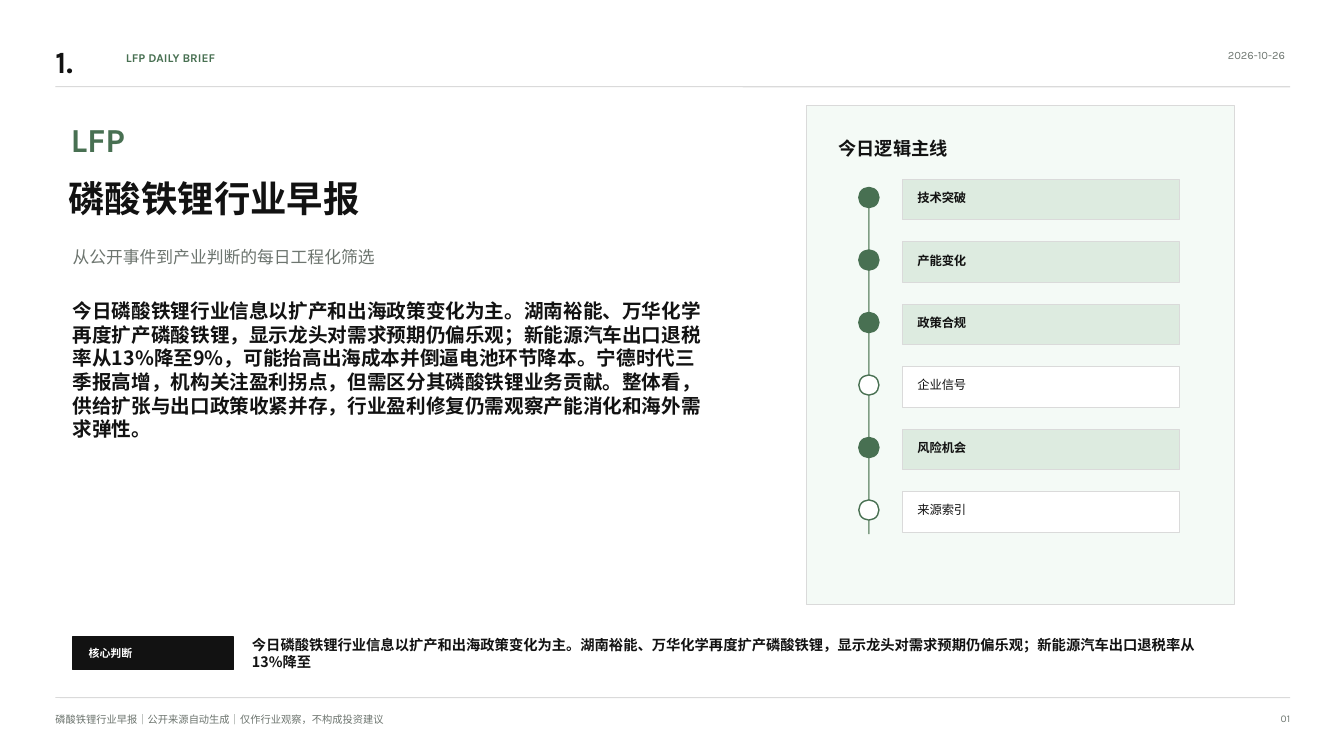
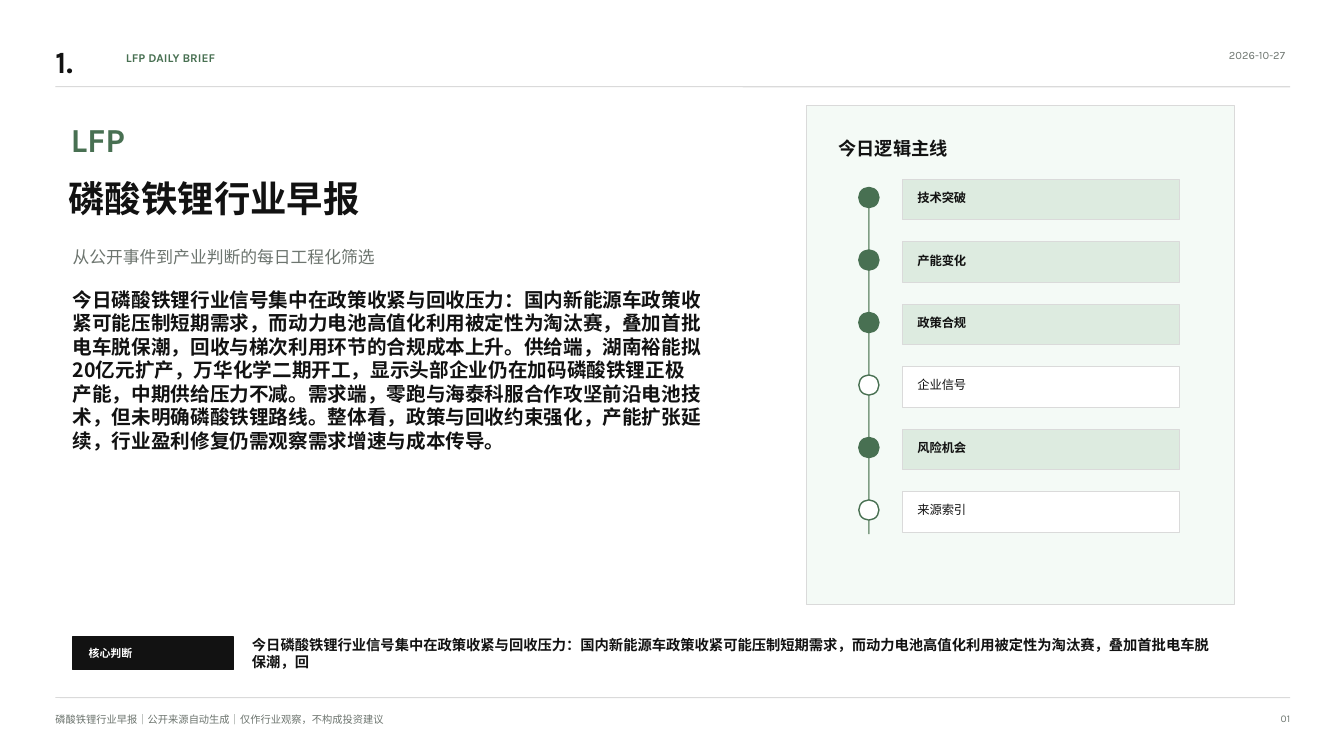
Before and after one commit to nicholsonbeckettr-glitch/spark-public, a slide deck: slide 1 of docs/reports/latest.pptx. Drawn at 1344x756 pixels with LibreOffice and Linux fonts; fonts in the diff are those of the drawing. Boxes give left, top, right and bottom in pixels: in the first picture for what was removed or moved away, otherwise in the second. Text is boxed around its words. In the diff, an @@ line names an element or a change of style, - is before the commit and + after.

```diff
--- a/docs/reports/latest.pptx
+++ b/docs/reports/latest.pptx
@@ text at [1229, 52, 1285, 59]: text changed @@
-2026-10-26
+2026-10-27
@@ text at [73, 290, 701, 451]: text changed @@
-今日磷酸铁锂行业信息以扩产和出海政策变化为主。湖南裕能、万华化学再度扩产磷酸铁锂，显示龙头对需求预期仍偏乐观；新能源汽车出口退税率从13%降至9%，可能抬高出海成本并倒逼电池环节降本。宁德时代三季报高增，机构关注盈利拐点，但需区分其磷酸铁锂业务贡献。整体看，供给扩张与出口政策收紧并存，行业盈利修复仍需观察产能消化和海外需求弹性。
+今日磷酸铁锂行业信号集中在政策收紧与回收压力：国内新能源车政策收紧可能压制短期需求，而动力电池高值化利用被定性为淘汰赛，叠加首批电车脱保潮，回收与梯次利用环节的合规成本上升。供给端，湖南裕能拟20亿元扩产，万华化学二期开工，显示头部企业仍在加码磷酸铁锂正极产能，中期供给压力不减。需求端，零跑与海泰科服合作攻坚前沿电池技术，但未明确磷酸铁锂路线。整体看，政策与回收约束强化，产能扩张延续，行业盈利修复仍需观察需求增速与成本传导。
@@ text at [252, 638, 1209, 669]: text changed @@
-今日磷酸铁锂行业信息以扩产和出海政策变化为主。湖南裕能、万华化学再度扩产磷酸铁锂，显示龙头对需求预期仍偏乐观；新能源汽车出口退税率从13%降至
+今日磷酸铁锂行业信号集中在政策收紧与回收压力：国内新能源车政策收紧可能压制短期需求，而动力电池高值化利用被定性为淘汰赛，叠加首批电车脱保潮，回
```
Also in this commit, not shown: 9 other slides changed, 1 slide added, 1 slide removed, 4 other files.
